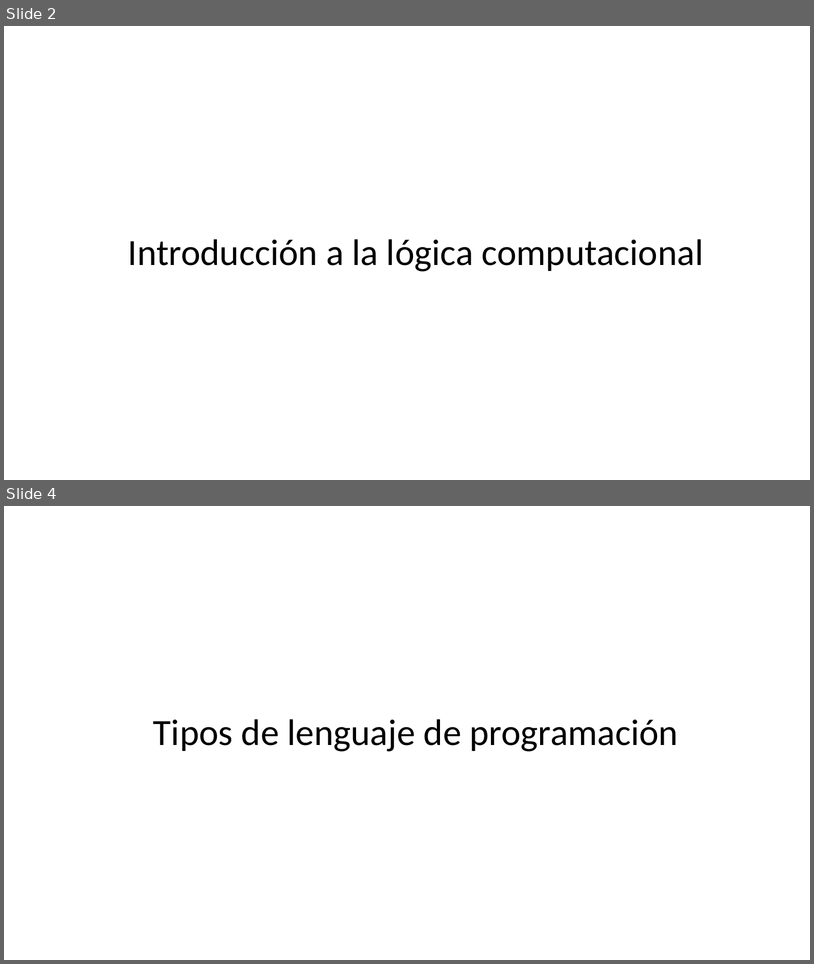
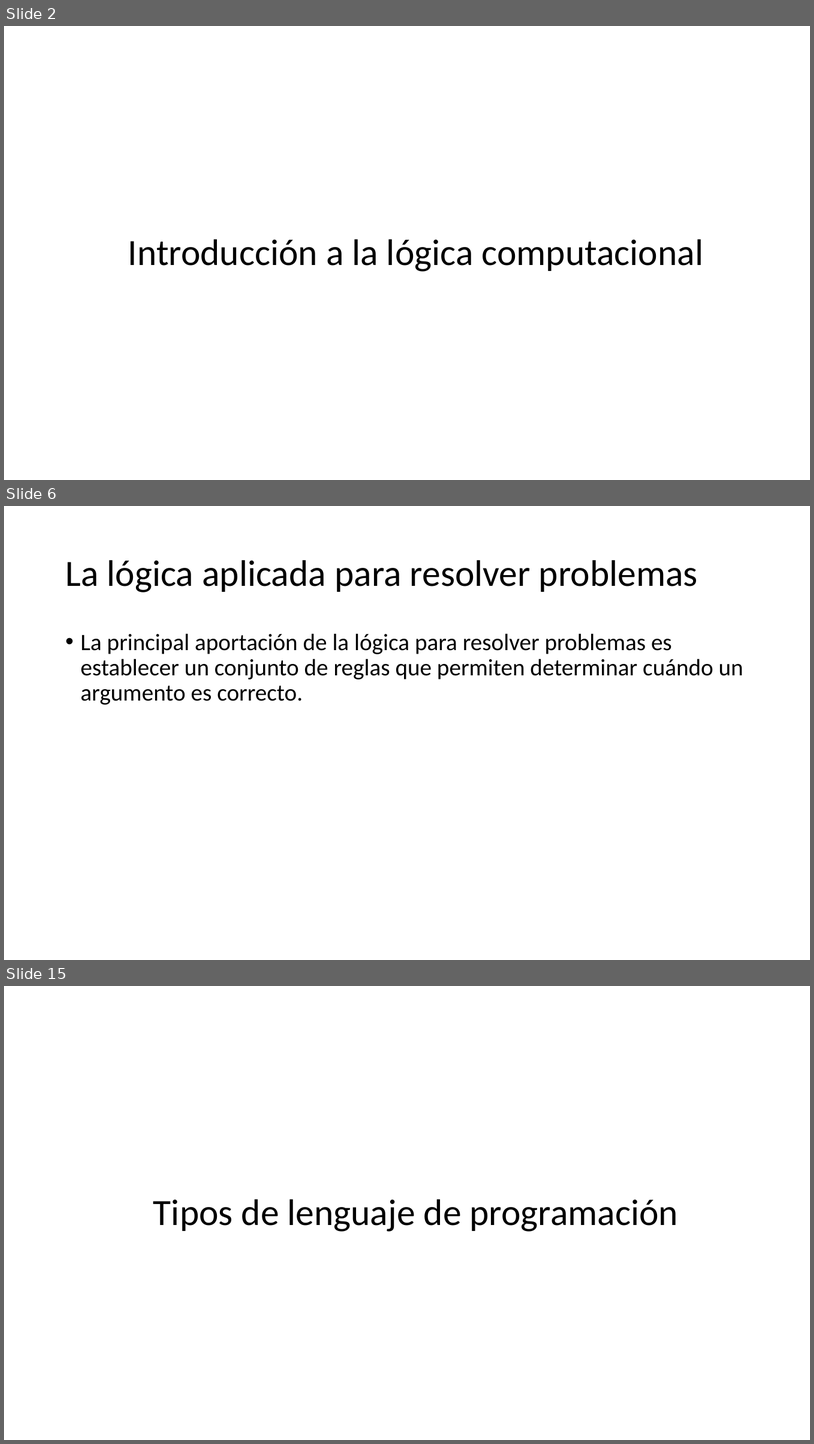
Before and after one commit to jcontrolresearch/StructuredProgramming, a slide deck: Slides/Chapter1-Overview/[1.1]Programming_Lenguages.pptx. Shown one above the other, each under a label of ours: slides 2 and 4 before the commit, slides 2, 6 and 15 after it; the slides between them are not shown. The pictures are 814x964 and 814x1444 pixels, drawn with LibreOffice and Linux fonts; fonts in the diff are those of the drawing. Boxes give left, top, right and bottom in pixels: in the first picture for what was removed or moved away, otherwise in the second. Text is boxed around its words. In the diff, an @@ line names an element or a change of style, - is before the commit and + after.

```diff
--- a/Slides/Chapter1-Overview/[1.1]Programming_Lenguages.pptx
+++ b/Slides/Chapter1-Overview/[1.1]Programming_Lenguages.pptx
@@ slide 6 added at <box>4,506,810,960</box>, background #FFFFFF @@
@@ title added at <box>65,560,698,592</box>, 44 pt, text #000000 @@
+La lógica aplicada para resolver problemas
@@ text added at <box>81,633,744,705</box>, 28 pt, text #000000 @@
+• La principal aportación de la lógica para resolver problemas es establecer un conjunto de reglas que permiten determinar cuándo un argumento es correcto.
@@ what was slide 4 is now slide 15 @@
```
Also in this commit, not shown: 11 other slides added, 1 slide removed.
